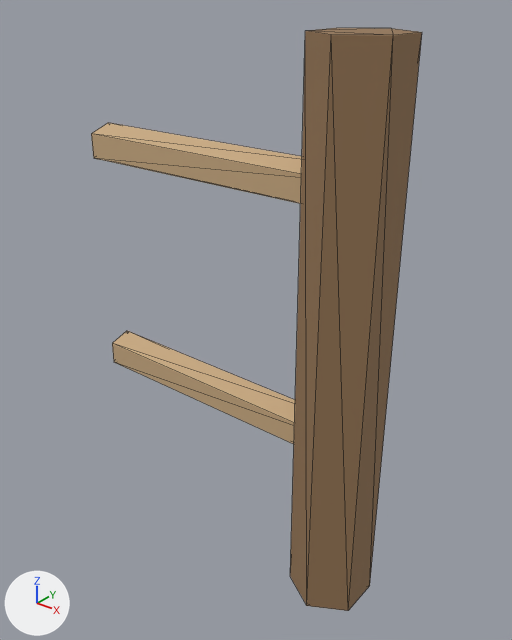
One commit to the glTF model assets/3d/models/pen_fence_08.glb: the scene before it, then after it.
The view is the same before and after, from a 50 mm camera at (0.478, -0.805, 0.961) aimed at (-0.183, 0.021, 0.448). The axes (+X, +Y, +Z) are drawn at lower left. The lights are the same throughout. The picture after the commit comes second. Mesh edges are drawn as thin lines. Vertices at exactly the same position are counted once.

Objects in the first picture: 'pen_fence_08'.
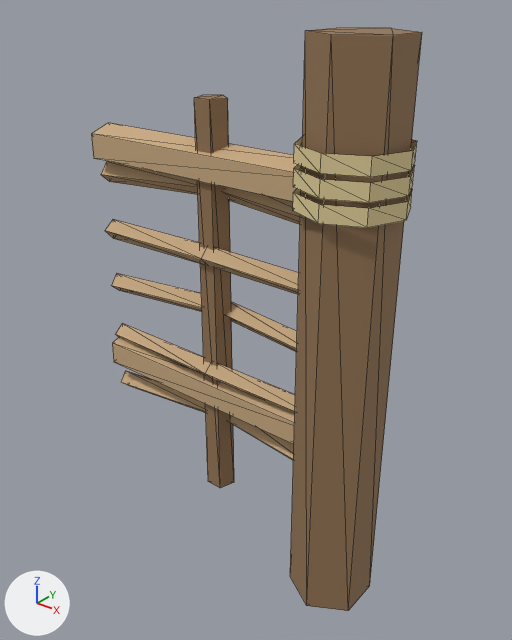
What differs and where, as boxes [x1, y1, x2, y2] in the pictures (512 x 640 px):
part 1 of me_pen_fence_08, added (brown)
    after: [194, 95, 234, 488]
part 2 of me_pen_fence_08, added (beige)
    after: [293, 188, 412, 228]
part 3 of me_pen_fence_08, added (beige)
    after: [293, 165, 415, 203]
part 4 of me_pen_fence_08, added (beige)
    after: [294, 137, 417, 177]
part 5 of me_pen_fence_08, built on (beige)
    after: [101, 162, 300, 460]

What changed in the scene script:
```text
Add mat_thatch:
    mat_thatch = principled_material('thatch')
    mat_thatch.base_color = (0.78, 0.64, 0.33)  # beige #e5d19b
    mat_thatch.roughness = 0.85
Change me_pen_fence_08:
    used by ob_pen_fence_08; location = (0.0, 0.0, 0.0)
    remove me_pen_fence_08.from_pydata(...)  # 32 vertices, 52 faces; spans x -0.5..0.061, y -0.07..0.07, z 0.0..0.9
    add me_pen_fence_08.from_pydata(...)  # 150 vertices, 216 faces; spans x -0.501..0.081, y -0.081..0.081, z 0.0..0.9
    me_pen_fence_08 part 1: a new loose piece, a 5-sided cylinder along z spanning x -0.275..-0.225, y -0.021..0.026, z 0.1..0.8, in mat_trunk (brown #957655)
    me_pen_fence_08 part 2: a new loose piece of 16 vertices spanning x -0.081..0.081, y -0.081..0.081, z 0.678..0.703, in mat_thatch (beige #e5d19b)
    me_pen_fence_08 part 3: a new loose piece of 16 vertices spanning x -0.081..0.081, y -0.081..0.081, z 0.71..0.735, in mat_thatch (beige #e5d19b)
    me_pen_fence_08 part 4: a new loose piece of 16 vertices spanning x -0.081..0.081, y -0.081..0.081, z 0.742..0.767, in mat_thatch (beige #e5d19b)
    me_pen_fence_08 part 5
    10 faces are deleted
    48 vertices are added at x -0.501..0.001, y -0.035..0.035, z 0.212..0.68
    6 new vertices lie (0.002, 0.019, 0.017) away from vertices in x -0.001, y -0.018..-0.001, z 0.212..0.651
    6 new vertices lie (0.002, -0.017, -0.019) away from vertices in x -0.501, y -0.001..0.018, z 0.231..0.668
    110 new faces join them, mat_wood (beige #c8aa81)
    add me_pen_fence_08.materials.append(mat_thatch)  # beige #e5d19b
```
